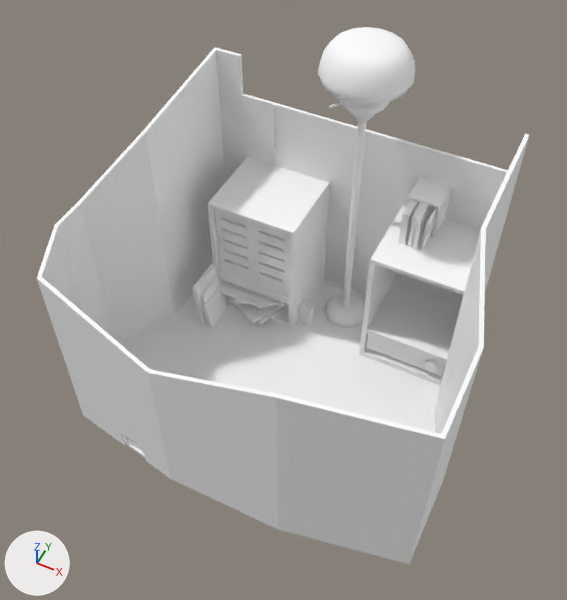
What one commit did to the FBX model Assets/Prefabs/lvlP2.FBX.
Camera for both pictures: a camera (50 mm lens) standing at (6.5, -122.9, 183.3) and looking at (-32.1, -45.6, 86.8). Lighting does not change. The marker at lower left points along +X, +Y and +Z. Where no turn or scale is listed for an object, it has been applied to the vertices.
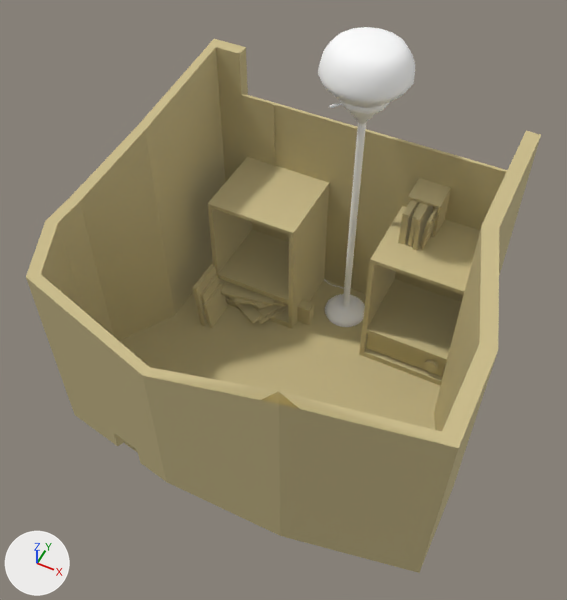
What differs and where, as boxes [x1, y1, x2, y2] in the pictures (567 x 600 px):
'Rectangle009', recoloured, reshaped, moved: before [37, 47, 530, 564]; after [26, 39, 541, 573]
'Box310', recoloured (white to beige): [118, 280, 441, 458] in both
'Box295', recoloured: [241, 93, 508, 294] in both
'Box319', recoloured (white to beige): [208, 157, 329, 329] in both
'Box305', recoloured (white to beige): [359, 206, 480, 386] in both
'Box320', deleted: before [215, 209, 289, 297]
'Box308', recoloured: [406, 178, 451, 238] in both
'Box357', recoloured: [366, 334, 446, 376] in both
'Box356', recoloured: [204, 284, 227, 328] in both
'Box353', recoloured: [221, 281, 275, 306] in both
'Box346', recoloured: [193, 264, 217, 326] in both
'Box316', recoloured: [413, 204, 433, 250] in both
'Box313', recoloured: [398, 200, 419, 245] in both
'Box361', recoloured: [297, 299, 314, 325] in both
'Box333', recoloured: [227, 296, 285, 323] in both
'Box349', recoloured: [200, 276, 219, 325] in both
'Box315', recoloured: [408, 203, 424, 247] in both
'Box337', recoloured: [251, 304, 283, 317] in both
'Box296', recoloured: [272, 104, 275, 166] in both
'Box318', recoloured: [420, 207, 438, 247] in both
'Cylinder333', recoloured: [424, 360, 438, 372] in both
'Box317', recoloured: [421, 214, 437, 250] in both
'Box332', recoloured: [258, 304, 289, 324] in both
'Box354', recoloured: [235, 298, 284, 304] in both
'Box335', recoloured: [252, 301, 269, 309] in both
'Box334', recoloured: [259, 308, 279, 322] in both
'Box355', recoloured: [255, 303, 288, 306] in both
'Box314', recoloured: [414, 202, 421, 213] in both

Patch to the scene script:
```diff
--- a/Assets/Prefabs/lvlP2.FBX.py
+++ b/Assets/Prefabs/lvlP2.FBX.py
@@ mat_01___default @@
 mat_01___default = principled_material('01 - Default')
-mat_01___default.base_color = (1.0, 1.0, 1.0)  # white #ffffff
+mat_01___default.base_color = (0.596, 0.502, 0.255)  # beige #cbbc8a
 mat_01___default.roughness = 0.859
@@ me_mesh_027 @@
 # used by ob_rectangle009; location = (-61.4, -26.4, 59.3)
-me_mesh_027.from_pydata(...)  # 56 vertices, 30 faces; spans x -7.1..62.4, y -43.9..12.4, z 0.0..49.0
+me_mesh_027.from_pydata(...)  # 56 vertices, 30 faces; spans x -8.6..64.4, y -44.9..14.1, z 0.0..49.0
+# me_mesh_027 part 1: 28 of 56 vertices moved; they spanned x -7.1..62.4, y -43.9..12.4, z 0.0..49.0 and now span x -8.6..64.4, y -44.9..14.1, z 0.0..49.0; mean shift (0.1, -0.1, 0.0); largest move (62.4, -39.7, 0.0) -> (64.4, -40.6, 0.0)
 me_mesh_027.materials.append(mat_01___default)
@@ ob_rectangle009 @@
 ob_rectangle009 = bpy.data.objects.new('Rectangle009', me_mesh_027)
-ob_rectangle009.location = (-61.4, -26.4, 59.3)
+ob_rectangle009.location = (-61.4, -26.4, 59.8)
@@ ob_box320 @@
-ob_box320 = bpy.data.objects.new('Box320', me_mesh_013)
-ob_box320.location = (-46.6, -16.2, 76.8)
```
